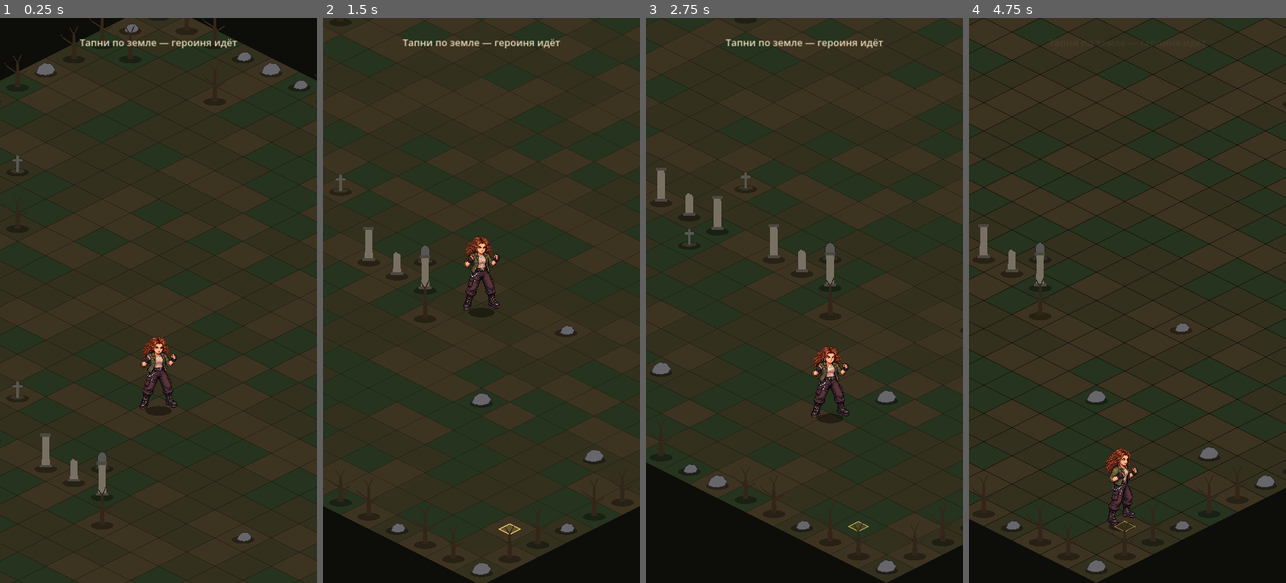
Above: before the commit, frames 1-4 (left to right).
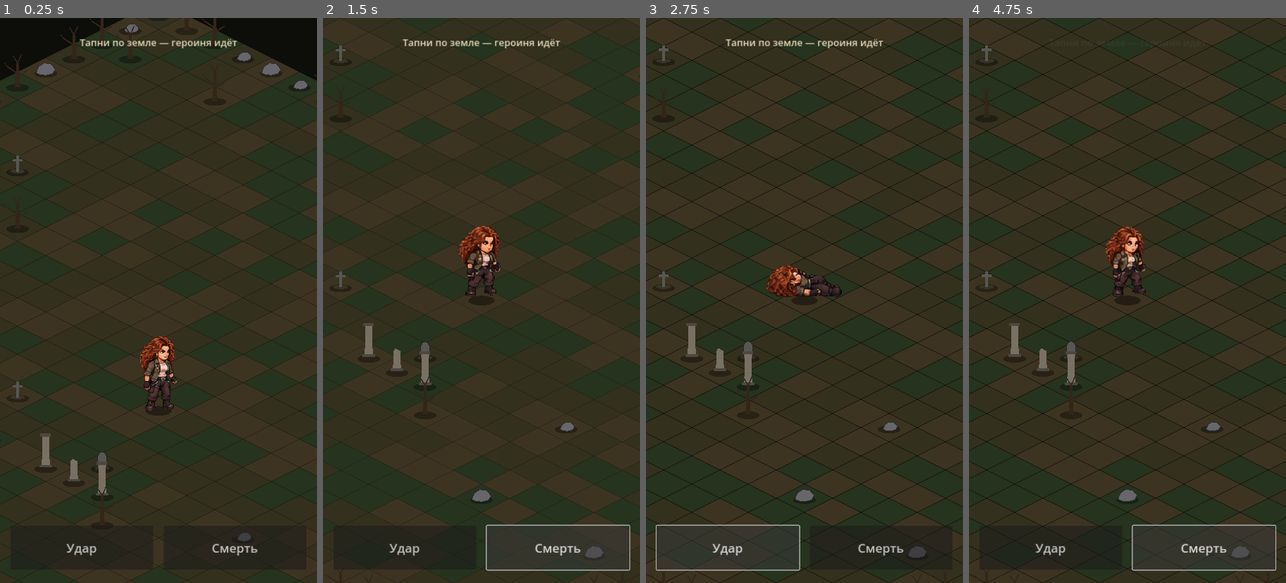
Above: after the commit, the same moments.

Repository: 684237911leo/game
Game: Godot game, scene res://scenes/main.tscn
The game is run twice, just before and just after one commit, with the same random seed, the same clock (stepped at 60 frames per second) and the same inputs.
Inputs (mouse positions are in pixels of both pictures, inside the frame that each line leads up to):
- Up to frame 1 (0.25 s): no input
- Up to frame 2 (1.5 s): click (405, 549) at 0.5 s, where only the run after the commit has a clickable "Удар"; click (557, 549) at 1.25 s, where only the run after the commit has a clickable "Смерть"
- Up to frame 3 (2.75 s): click (728, 549) at 2 s, where only the run after the commit has a clickable "Удар"
- Up to frame 4 (4.75 s): click (1203, 549) at 2.75 s, where only the run after the commit has a clickable "Смерть"; click (1051, 549) at 3.5 s, where only the run after the commit has a clickable "Удар"; click (1203, 549) at 4.25 s, where only the run after the commit has a clickable "Смерть"

The runs differ from the first frame. In frame 1, 1.1% of the frame differs, in the area x 20-82%, y 56-96%; in frame 2, 13%; in frame 3, 18%; in frame 4, 18%, in the area x 0-100%, y 0-100%.

Commit message:
Hook up hero animations (idle, walk, attack, death) with test buttons
Co-Authored-By: Claude Sonnet 5.5 <noreply@anthropic.com>
Claude-Session: https://claude.ai/code/session_015Cvh5aaWbQRususb8fwJTR

Diff:
--- a/scenes/main.tscn
+++ b/scenes/main.tscn
@@ -31,3 +31,32 @@
 theme_override_font_sizes/font_size = 22
 text = "Тапни по земле — героиня идёт"
 horizontal_alignment = 1
+
+[node name="Controls" type="HBoxContainer" parent="HUD"]
+anchor_left = 0.0
+anchor_top = 1.0
+anchor_right = 1.0
+anchor_bottom = 1.0
+offset_left = 24.0
+offset_top = -130.0
+offset_right = -24.0
+offset_bottom = -30.0
+grow_horizontal = 2
+grow_vertical = 0
+theme_override_constants/separation = 24
+
+[node name="AttackButton" type="Button" parent="HUD/Controls"]
+modulate = Color(1, 1, 1, 0.85)
+custom_minimum_size = Vector2(140, 90)
+layout_mode = 2
+size_flags_horizontal = 3
+theme_override_font_sizes/font_size = 28
+text = "Удар"
+
+[node name="DeathButton" type="Button" parent="HUD/Controls"]
+modulate = Color(1, 1, 1, 0.85)
+custom_minimum_size = Vector2(140, 90)
+layout_mode = 2
+size_flags_horizontal = 3
+theme_override_font_sizes/font_size = 28
+text = "Смерть"
--- a/scripts/hero.gd
+++ b/scripts/hero.gd
@@ -1,48 +1,53 @@
 extends Node2D
-## Героиня: ходит по пути на AStar-сетке карты (world.gd), по тапу/клику.
+## Героиня: ходит по пути на AStar-сетке карты (world_map.gd) по тапу/клику.
+## Состояния: IDLE, WALK, ATTACK, DEAD. Кадры и параметры анимаций — scripts/hero_anim.gd.
 
 signal arrived
+signal attack_finished
+signal died
+signal revived
 
 const HeroDirs = preload("res://scripts/hero_dirs.gd")
+const HeroAnim = preload("res://scripts/hero_anim.gd")
+
+enum State { IDLE, WALK, ATTACK, DEAD }
 
 const SPEED := 260.0
-const TARGET_HEIGHT := 180.0
-const FRAME_PATH := "res://assets/hero/cell_%d.png"
-const FRAME_COUNT := 8
-const BOB_AMP := 2.5
-const SQUASH_AMP := 0.03
+const REVIVE_DELAY := 2.5
 const MARKER_HW := 22.0
 const MARKER_HH := 11.0
 
 ## Назначается из main.gd (WorldMap с find_path / world_to_grid / grid_to_world).
 var world = null
-## Текущая скорость на экране (для камеры: look-ahead).
+## Текущая скорость на экране (для камеры: look-ahead). Ненулевая только при ходьбе.
 var velocity := Vector2.ZERO
+## true, пока есть путь (в том числе когда героиня стоит в атаке и ждёт продолжения).
 var is_moving := false
 
+var _state: int = State.IDLE
 var _path := PackedVector2Array()
 var _idx := 0
 var _dir_name := "S"
 var _facing := Vector2(0.0, 1.0)
-var _frames: Array = []
+var _anim := "idle"
+var _anim_t := 0.0
+var _anim_done := false
+var _revive_left := 0.0
+## anim -> Array (ряд) -> Array (кадр) -> Texture2D или null.
+var _textures: Dictionary = {}
 var _use_fallback := true
-var _base_scale := Vector2.ONE
-var _walk_t := 0.0
 var _time := 0.0
-var _bob := 0.0
-var _sq := 0.0
 
 var _sprite: Sprite2D
 var _marker: Node2D
 
 
 func _ready() -> void:
-	_frames = []
-	for i in FRAME_COUNT:
-		_frames.append(_load_texture(FRAME_PATH % i))
+	_load_textures()
 	_sprite = Sprite2D.new()
 	_sprite.name = "Sprite"
 	_sprite.centered = false
+	_sprite.texture_filter = CanvasItem.TEXTURE_FILTER_NEAREST
 	add_child(_sprite)
 	_marker = Node2D.new()
 	_marker.name = "TargetMarker"
@@ -51,7 +56,8 @@
 	_marker.visible = false
 	add_child(_marker)
 	_marker.draw.connect(_draw_marker)
-	_apply_frame()
+	_play("idle")
+	_update_visuals()
 
 
 func _unhandled_input(event: InputEvent) -> void:
@@ -68,9 +74,13 @@
 	return world.world_to_grid(position)
 
 
-## Строит путь до клетки и начинает движение (новая цель заменяет старую).
+func get_state() -> int:
+	return _state
+
+
+## Строит путь до клетки. Во время атаки путь ждёт окончания удара; при смерти игнорируется.
 func move_to_cell(cell: Vector2i) -> void:
-	if world == null:
+	if world == null or _state == State.DEAD:
 		return
 	var from_cell: Vector2i = world.world_to_grid(position)
 	var pts: PackedVector2Array = world.find_path(from_cell, cell)
@@ -84,13 +94,42 @@
 	is_moving = true
 	_marker.global_position = pts[pts.size() - 1]
 	_marker.visible = true
+	if _state == State.IDLE:
+		_set_state(State.WALK)
+
+
+## Удар в текущем направлении. Героиня стоит; после удара идёт дальше, если есть путь.
+func attack() -> void:
+	if _state != State.IDLE and _state != State.WALK:
+		return
+	velocity = Vector2.ZERO
+	_set_state(State.ATTACK)
+
+
+## Смерть: проигрывается один раз, затем воскрешение через REVIVE_DELAY секунд.
+func die() -> void:
+	if _state == State.DEAD:
+		return
+	_path = PackedVector2Array()
+	is_moving = false
+	velocity = Vector2.ZERO
+	_marker.visible = false
+	_revive_left = REVIVE_DELAY
+	_set_state(State.DEAD)
+	died.emit()
 
 
 func _process(delta: float) -> void:
 	_time += delta
-	if is_moving:
+	if _state == State.WALK:
 		_step(delta)
-	_update_visuals(delta)
+	elif _state == State.DEAD:
+		_revive_left -= delta
+		if _revive_left <= 0.0:
+			_revive()
+	_anim_t += delta
+	_check_anim_end()
+	_update_visuals()
 	if _marker.visible:
 		_marker.queue_redraw()
 	queue_redraw()
@@ -120,62 +159,110 @@
 	velocity = Vector2.ZERO
 	_path = PackedVector2Array()
 	_marker.visible = false
+	_set_state(State.IDLE)
 	arrived.emit()
 
 
 func _set_facing(dir: Vector2) -> void:
 	_facing = dir
 	velocity = dir * SPEED
-	var nm: String = HeroDirs.dir_name_from_vector(dir)
-	if nm != _dir_name:
-		_dir_name = nm
-		_apply_frame()
-
-
-func _update_visuals(delta: float) -> void:
-	var target_bob := 0.0
-	var target_sq := 0.0
-	if is_moving:
-		_walk_t += delta
-		var s := sin(_walk_t * TAU * 2.0)
-		target_bob = s * BOB_AMP
-		target_sq = s * SQUASH_AMP
-	var k := 1.0 - exp(-12.0 * delta)
-	_bob = lerpf(_bob, target_bob, k)
-	_sq = lerpf(_sq, target_sq, k)
-	_sprite.position = Vector2(0.0, _bob)
-	_sprite.scale = _base_scale * Vector2(1.0 + _sq, 1.0 - _sq)
-
-
-func _apply_frame() -> void:
-	var idx: int = HeroDirs.DIR_TO_CELL.get(_dir_name, 0)
-	var tex = null
-	if idx >= 0 and idx < _frames.size():
-		tex = _frames[idx]
+	_dir_name = HeroDirs.dir_name_from_vector(dir)
+
+
+func _set_state(s: int) -> void:
+	_state = s
+	match s:
+		State.IDLE:
+			_play("idle")
+		State.WALK:
+			_play("walk")
+		State.ATTACK:
+			_play("attack")
+		State.DEAD:
+			_play("death")
+
+
+func _play(anim: String) -> void:
+	_anim = anim
+	_anim_t = 0.0
+	_anim_done = false
+
+
+## Конец одноразовой анимации (attack / death).
+func _check_anim_end() -> void:
+	if _anim_done:
+		return
+	var info: Dictionary = HeroAnim.ANIMS[_anim]
+	if bool(info["loop"]):
+		return
+	if _anim_t * float(info["fps"]) >= float(info["frames"]):
+		_anim_done = true
+		if _state == State.ATTACK:
+			_set_state(State.WALK if is_moving else State.IDLE)
+			attack_finished.emit()
+
+
+func _revive() -> void:
+	_set_state(State.IDLE)
+	revived.emit()
+
+
+func _update_visuals() -> void:
+	var entry: Array = HeroAnim.DIR_TABLES[_anim][_dir_name]
+	var row: int = entry[0]
+	var flip: bool = entry[1]
+	var tex: Texture2D = _frame_texture(row)
 	if tex == null:
 		_use_fallback = true
 		_sprite.visible = false
 		_sprite.texture = null
+		return
+	_use_fallback = false
+	_sprite.visible = true
+	_sprite.texture = tex
+	_sprite.flip_h = flip
+	_sprite.scale = Vector2.ONE * HeroAnim.scale_for(_anim)
+	_sprite.offset = HeroAnim.origin_offset(_anim, tex)
+
+
+## Текущий кадр выбранного ряда по времени анимации.
+func _frame_texture(row: int) -> Texture2D:
+	var rows: Array = _textures.get(_anim, [])
+	if row < 0 or row >= rows.size():
+		return null
+	var frames: Array = rows[row]
+	var info: Dictionary = HeroAnim.ANIMS[_anim]
+	var n := int(info["frames"])
+	var idx := int(_anim_t * float(info["fps"]))
+	if bool(info["loop"]):
+		idx = idx % n
 	else:
-		_use_fallback = false
-		_sprite.visible = true
-		_sprite.texture = tex
-		_sprite.flip_h = HeroDirs.DIR_FLIP.get(_dir_name, false)
-		# Ноги (низ по центру) совпадают с origin героя.
-		_sprite.offset = Vector2(-tex.get_width() * 0.5, -tex.get_height())
-		var k: float = TARGET_HEIGHT / float(tex.get_height())
-		_base_scale = Vector2.ONE * k
-	queue_redraw()
+		idx = mini(idx, n - 1)
+	if idx >= frames.size():
+		return null
+	return frames[idx]
+
+
+func _load_textures() -> void:
+	_textures = {}
+	for key in HeroAnim.ANIMS.keys():
+		var anim: String = key
+		var info: Dictionary = HeroAnim.ANIMS[anim]
+		var rows: Array = []
+		for r in int(info["rows"]):
+			var frames: Array = []
+			for f in int(info["frames"]):
+				frames.append(_load_texture(HeroAnim.frame_path(anim, r, f)))
+			rows.append(frames)
+		_textures[anim] = rows
 
 
 func _draw() -> void:
 	_draw_shadow()
 	if _use_fallback:
 		# Запасная капсула, если кадров ещё нет. Низ капсулы = origin.
-		draw_set_transform(Vector2(0.0, _bob), 0.0, Vector2(1.0 + _sq, 1.0 - _sq))
 		draw_rect(Rect2(-16.0, -134.0, 32.0, 134.0), Color(0.42, 0.30, 0.22))
 		draw_circle(Vector2(0.0, -134.0), 16.0, Color(0.80, 0.68, 0.58))
-		draw_set_transform(Vector2.ZERO, 0.0, Vector2.ONE)
 		draw_line(Vector2(0.0, -60.0), Vector2(0.0, -60.0) + _facing * 28.0, Color(1.0, 0.9, 0.5, 0.8), 3.0)
 
 
--- /dev/null
+++ b/scripts/hero_anim.gd
@@ -0,0 +1,81 @@
+extends RefCounted
+## Параметры анимаций героини. Всё зашито константами: assets/hero/anim/<anim>/_meta.json
+## в игре не читается (json не попадает в экспорт APK).
+## Таблицы направлений: направление -> [ряд, flip_h]. Правьте здесь.
+
+## Масштаб walk (и база для остальных анимаций).
+const SCALE_WALK := 2.0
+## Рост героини в walk; остальные анимации масштабируются под него (кроме death).
+const REF_HEIGHT_WALK := 84.0
+const FRAME_PATH := "res://assets/hero/anim/%s/r%d_f%d.png"
+
+## rows/frames — сетка кадров; canvas — размер холста (справочно);
+## ref_height — высота тела в кадре; feet_y — строка подошв (origin героя = feet_y + 1);
+## fps/loop — проигрывание; anchor: "feet" (origin = подошвы) или "bottom" (origin = низ холста);
+## scale_to_ref: true -> масштаб SCALE_WALK * REF_HEIGHT_WALK / ref_height, false -> SCALE_WALK.
+const ANIMS := {
+	"idle": {
+		"rows": 3, "frames": 8, "canvas": Vector2i(71, 123), "ref_height": 113.0, "feet_y": 118,
+		"fps": 6.0, "loop": true, "anchor": "feet", "scale_to_ref": true,
+	},
+	"walk": {
+		"rows": 5, "frames": 7, "canvas": Vector2i(70, 106), "ref_height": 84.0, "feet_y": 101,
+		"fps": 10.0, "loop": true, "anchor": "feet", "scale_to_ref": true,
+	},
+	"attack": {
+		"rows": 5, "frames": 8, "canvas": Vector2i(81, 96), "ref_height": 83.0, "feet_y": 91,
+		"fps": 16.0, "loop": false, "anchor": "feet", "scale_to_ref": true,
+	},
+	"death": {
+		"rows": 1, "frames": 8, "canvas": Vector2i(94, 89), "ref_height": 74.0, "feet_y": 84,
+		"fps": 8.0, "loop": false, "anchor": "bottom", "scale_to_ref": false,
+	},
+}
+
+## Ряды walk/attack: 0=спереди S, 1=вперёд-вправо SE, 2=вправо E, 3=назад-вправо NE, 4=спиной N.
+const DIR_WALK := {
+	"S": [0, false], "SE": [1, false], "E": [2, false], "NE": [3, false],
+	"N": [4, false], "NW": [3, true], "W": [2, true], "SW": [1, true],
+}
+const DIR_ATTACK := {
+	"S": [0, false], "SE": [1, false], "E": [2, false], "NE": [3, false],
+	"N": [4, false], "NW": [3, true], "W": [2, true], "SW": [1, true],
+}
+const DIR_IDLE := {
+	"S": [0, false], "SE": [1, false], "E": [1, false], "NE": [2, false],
+	"N": [2, false], "NW": [2, true], "W": [1, true], "SW": [1, true],
+}
+const DIR_DEATH := {
+	"S": [0, false], "SE": [0, false], "E": [0, false], "NE": [0, false],
+	"N": [0, false], "NW": [0, true], "W": [0, true], "SW": [0, true],
+}
+
+const DIR_TABLES := {
+	"idle": DIR_IDLE,
+	"walk": DIR_WALK,
+	"attack": DIR_ATTACK,
+	"death": DIR_DEATH,
+}
+
+
+static func frame_path(anim: String, row: int, frame: int) -> String:
+	return FRAME_PATH % [anim, row, frame]
+
+
+## Масштаб спрайта анимации.
+static func scale_for(anim: String) -> float:
+	var info: Dictionary = ANIMS[anim]
+	if bool(info["scale_to_ref"]):
+		return SCALE_WALK * REF_HEIGHT_WALK / float(info["ref_height"])
+	return SCALE_WALK
+
+
+## Offset спрайта (centered = false), чтобы origin героя совпал с подошвами
+## (anchor "feet") или с низом холста (anchor "bottom").
+static func origin_offset(anim: String, tex: Texture2D) -> Vector2:
+	var info: Dictionary = ANIMS[anim]
+	var w := float(tex.get_width())
+	var h := float(tex.get_height())
+	if String(info["anchor"]) == "bottom":
+		return Vector2(-w * 0.5, -h)
+	return Vector2(-w * 0.5, -float(int(info["feet_y"]) + 1))
--- a/scripts/main.gd
+++ b/scripts/main.gd
@@ -5,18 +5,23 @@
 const BG_COLOR := Color(0.05, 0.05, 0.04)
 const HUD_FADE_AT := 4.0
 const AUTOTEST_START_DELAY := 0.5
-const AUTOTEST_TIMEOUT := 15.0
+const AUTOTEST_TIMEOUT := 20.0
 const AUTOTEST_STEP := 6
+## Скриншот в --autotest снимается через это время после удара (середина атаки).
+const AUTOTEST_SHOT_DELAY := 0.25
 
 @onready var world = $WorldMap
 @onready var hero = $Hero
 @onready var camera = $FollowCamera
 @onready var hint: Label = $HUD/Hint
+@onready var attack_button: Button = $HUD/Controls/AttackButton
+@onready var death_button: Button = $HUD/Controls/DeathButton
 
 var _autotest := false
 var _screenshot_path := ""
 var _autotest_target := Vector2i.ZERO
-var _finished := false
+## 0: идём к цели, 1: удар, 2: смерть и воскрешение, 3: завершено.
+var _autotest_phase := 0
 
 
 func _ready() -> void:
@@ -33,6 +38,12 @@
 	hero.world = world
 	hero.position = world.grid_to_world(START_CELL)
 	hero.arrived.connect(_on_hero_arrived)
+	hero.attack_finished.connect(_on_hero_attack_finished)
+	hero.revived.connect(_on_hero_revived)
+
+	# Тестовые кнопки: нажатие съедается Button, поэтому герой не двигается.
+	attack_button.pressed.connect(hero.attack)
+	death_button.pressed.connect(hero.die)
 
 	camera.target = hero
 	camera.set_bounds(world.get_bounds())
@@ -61,28 +72,51 @@
 
 
 func _on_hero_arrived() -> void:
-	if not _autotest or _finished:
+	if not _autotest or _autotest_phase != 0:
 		return
-	_finished = true
 	var cell: Vector2i = world.world_to_grid(hero.position)
 	var expected: Vector2i = world.nearest_free_cell(_autotest_target)
 	var center: Vector2 = world.grid_to_world(cell)
 	var on_center: bool = hero.position.distance_to(center) < 1.0
-	var ok: bool = cell == expected and on_center
-	if ok:
-		print("AUTOTEST OK pos=(%.1f, %.1f) cell=%s target=%s" % [hero.position.x, hero.position.y, cell, expected])
-	else:
+	if not (cell == expected and on_center):
 		print("AUTOTEST FAIL pos=(%.1f, %.1f) cell=%s expected=%s" % [hero.position.x, hero.position.y, cell, expected])
+		_autotest_phase = 3
+		get_tree().quit(1)
+		return
+	print("AUTOTEST arrived pos=(%.1f, %.1f) cell=%s -> attack" % [hero.position.x, hero.position.y, cell])
+	_autotest_phase = 1
+	hero.attack()
 	if _screenshot_path != "":
+		get_tree().create_timer(AUTOTEST_SHOT_DELAY).timeout.connect(_on_attack_shot)
+
+
+func _on_attack_shot() -> void:
+	if _autotest and _autotest_phase == 1:
 		await _capture(_screenshot_path)
-	get_tree().quit(0 if ok else 1)
+
+
+func _on_hero_attack_finished() -> void:
+	if not _autotest or _autotest_phase != 1:
+		return
+	print("AUTOTEST attack done -> die")
+	_autotest_phase = 2
+	hero.die()
+
+
+func _on_hero_revived() -> void:
+	if not _autotest or _autotest_phase != 2:
+		return
+	_autotest_phase = 3
+	print("AUTOTEST OK walk+attack+death+revive pos=(%.1f, %.1f)" % [hero.position.x, hero.position.y])
+	get_tree().quit(0)
 
 
 func _autotest_timeout() -> void:
-	if _finished:
+	if _autotest_phase == 3:
 		return
-	_finished = true
-	print("AUTOTEST FAIL timeout pos=(%.1f, %.1f)" % [hero.position.x, hero.position.y])
+	var phase := _autotest_phase
+	_autotest_phase = 3
+	print("AUTOTEST FAIL timeout phase=%d pos=(%.1f, %.1f)" % [phase, hero.position.x, hero.position.y])
 	get_tree().quit(1)
 
 
Not shown, added: assets/hero/anim/attack/_contact.png.import
Not shown, added: assets/hero/anim/attack/_rows.png.import
Not shown, added: assets/hero/anim/attack/r0_f0.png.import
Not shown, added: assets/hero/anim/attack/r0_f1.png.import
Not shown, added: assets/hero/anim/attack/r0_f2.png.import
Not shown, added: assets/hero/anim/attack/r0_f3.png.import
Not shown, added: assets/hero/anim/attack/r0_f4.png.import
Not shown, added: assets/hero/anim/attack/r0_f5.png.import
Not shown, added: assets/hero/anim/attack/r0_f6.png.import
Not shown, added: assets/hero/anim/attack/r0_f7.png.import
Not shown, added: assets/hero/anim/attack/r1_f0.png.import
Not shown, added: assets/hero/anim/attack/r1_f1.png.import
(and 109 more such lines)
